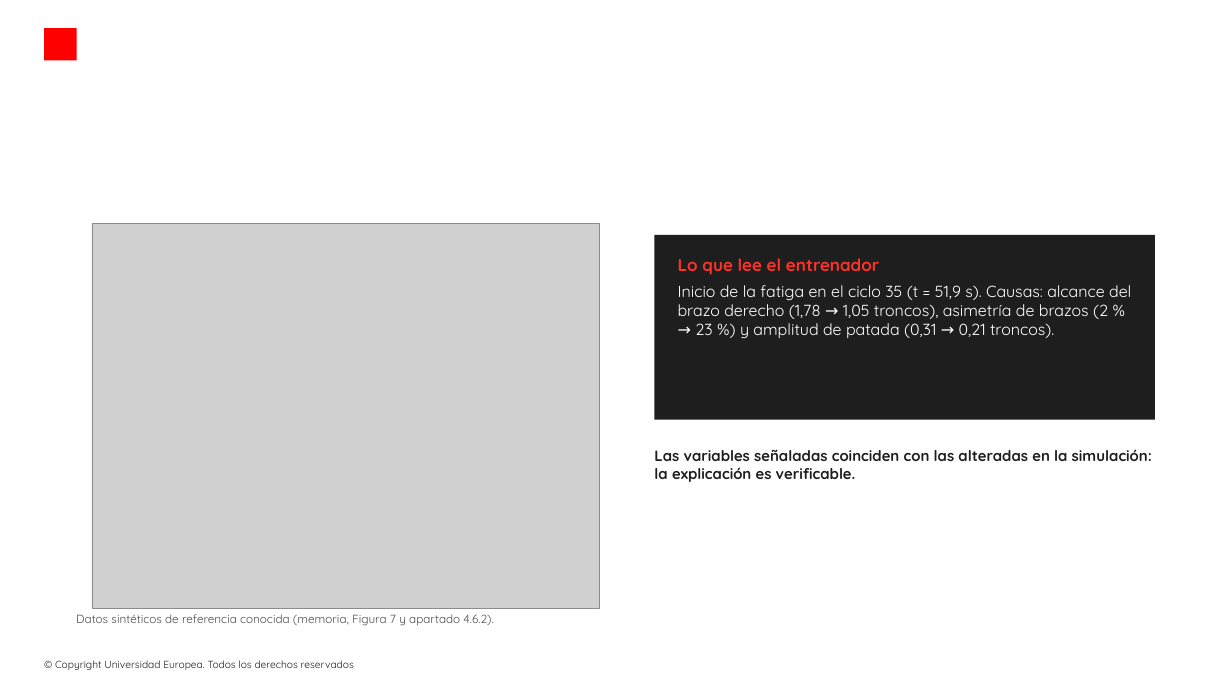
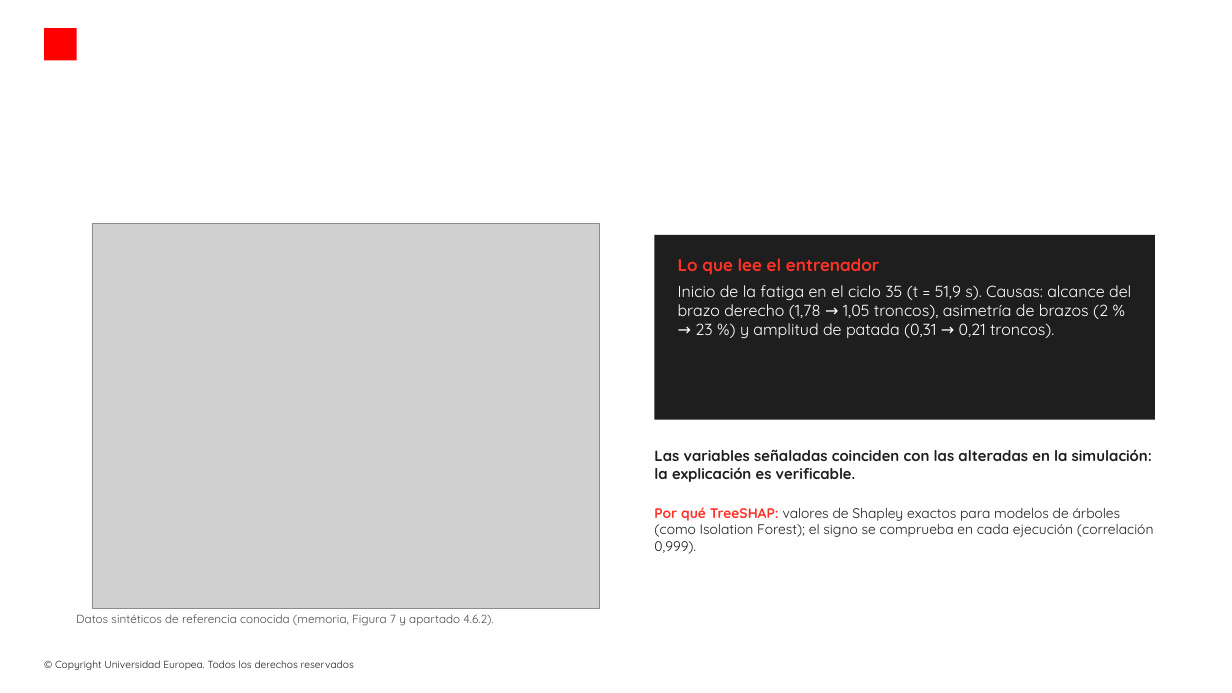
Before and after one commit to modeliana1-rgb/Strokelab, a slide deck: slide 7 of presentacion/StrokeLab_defensa.pptx (slide 16 before the commit). Drawn at 1232x693 pixels with LibreOffice and Linux fonts; fonts in the diff are those of the drawing; grey boxes stand for pictures; background and template pictures are left out. Boxes give left, top, right and bottom in pixels: in the first picture for what was removed or moved away, otherwise in the second. Text is boxed around its words. In the diff, an @@ line names an element or a change of style, - is before the commit and + after.

```diff
--- a/presentacion/StrokeLab_defensa.pptx
+++ b/presentacion/StrokeLab_defensa.pptx
@@ text added at (654, 507, 1154, 554), 13 pt, text #1E1E1E @@
+Por qué TreeSHAP: valores de Shapley exactos para modelos de árboles (como Isolation Forest); el signo se comprueba en cada ejecución (correlación 0,999).
```
Also in this commit, not shown: 3 other slides changed, 4 slides added, 21 slides removed, 3 other files.
